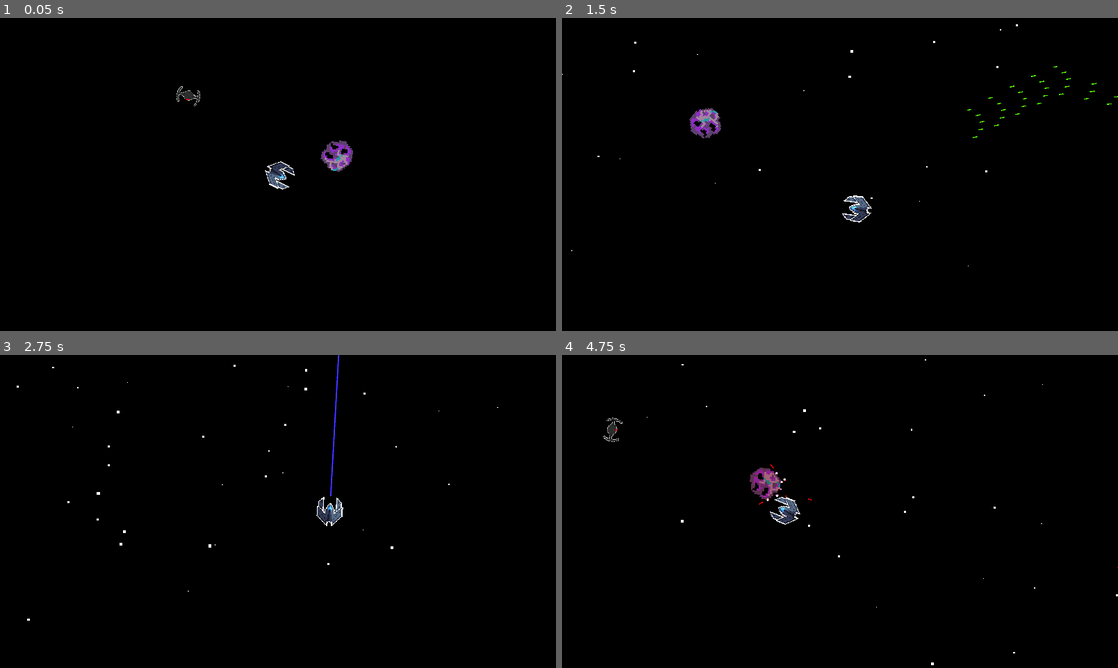
Above: before the commit, frames 1-4 (two rows, left to right).
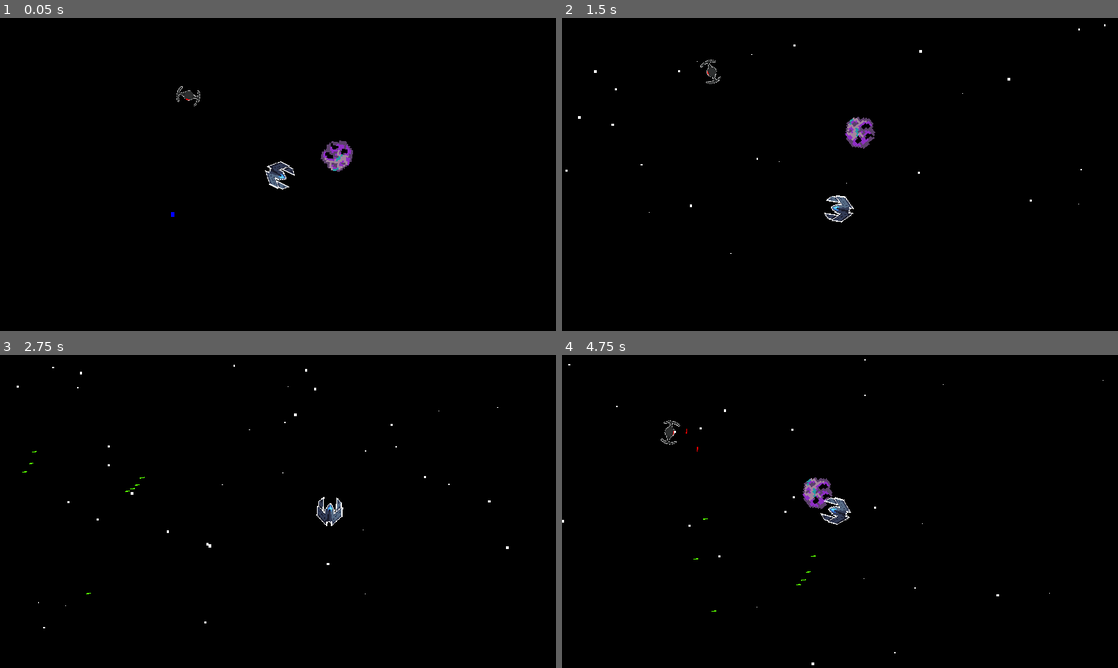
Above: after the commit, the same moments.

Repository: pawan-bilkhu/space-invaders
Game: Godot game, scene res://levels/weapon_test/weapon_test_level.tscn
Same seed, same stepped clock (60 frames per second), same inputs: the game is played once before the commit and once after it. The project has no main scene, so this scene is started directly.
Inputs (mouse positions are in pixels of both pictures, inside the frame that each line leads up to):
- Up to frame 1 (0.05 s): no input
- Up to frame 2 (1.5 s): move the mouse to (962, 158) at 0.52 s; press the mouse at (962, 158) at 0.53 s; hold Right (move_right) 0.53-1.28 s; right-click (962, 158) at 0.8 s; move the mouse to (728, 190) at 1.27 s; release the mouse at (728, 190) at 1.28 s; hold Down (move_down) from 1.28 s (still down); right-click (728, 190) at 1.35 s
- Up to frame 3 (2.75 s): click (166, 527) at 1.55 s; move the mouse to (333, 442) at 2.02 s; release Down (move_down) at 2.03 s; hold Right (move_right) from 2.03 s (still down); hold Right mouse button (shoot_alternate) from 2.03 s (still down); tap 2 (laser_weapon_select) at 2.1 s
- Up to frame 4 (4.75 s): move the mouse to (812, 574) at 2.77 s; release Right (move_right) at 2.78 s; release Right mouse button (shoot_alternate) at 2.78 s; hold Up (move_up) 2.78-3.53 s; tap 1 (projectile_weapon_select) at 2.85 s; click (812, 574) at 3.05 s; move the mouse to (1006, 558) at 3.52 s; press the mouse at (1006, 558) at 3.53 s; hold Left (move_left) from 3.53 s (still down); right-click (1006, 558) at 3.8 s; move the mouse to (673, 464) at 4.27 s; release the mouse at (673, 464) at 4.28 s; right-click (673, 464) at 4.35 s; click (673, 464) at 4.55 s

The runs differ from the first frame. In frame 1, less than 0.1% of the frame differs, in the area x 30-32%, y 62-64%; in frame 2, 1.5%; in frame 3, 0.2%; in frame 4, 1.6%, in the area x 0-100%, y 1-100%.

Commit message:
Updated laser weapon to use raycasting

Diff:
--- a/lasers/base_laser/base_laser.gd
+++ b/lasers/base_laser/base_laser.gd
@@ -1,67 +1,40 @@
-extends Area2D
-class_name BaseLaser
+extends RayCast2D
+class_name BaseRayCast
+
+@export var line_2d: Line2D
+@export var source_particles: CPUParticles2D
+@export var laser_width: float = 0
+var can_cast: bool = false
 
 
-@export var initial_scale: Vector2 = Vector2(1, 1)
-@export var max_scale: float = 2
-@export var scale_rate: float = 2
-@export var offset: float = 15
-@export var health: int = 0
-@export var damage_amount: int = 0
-@export var sprite_2d: Sprite2D
-@export var splash_2d: Sprite2D
-@export var marker_2d: Marker2D
-@export var colour_gradient: Gradient
+func _ready() -> void:
+	set_casting(false)
 
-var splash_2d_scale_factor: float = 0
-
-var distance_to_body: Vector2
-var is_dead: bool = false
-var can_scale: bool = true
-
-func _ready() -> void:
-	splash_2d_scale_factor = splash_2d.scale.x
-	pass
 
 func _physics_process(delta: float) -> void:
-	on_visible()
+	var cast_point: Vector2 = target_position
+	force_raycast_update()
+
+	if is_colliding():
+		cast_point = to_local(get_collision_point())
+	line_2d.points[1] = cast_point
 
 
-func on_visible() -> void:
-	if not visible:
-		scale = initial_scale
-		splash_2d.scale.x = splash_2d_scale_factor/initial_scale.x
-		return
-	can_scale = true
-	emit_beam()
-	find_colliding_bodies()
+func set_casting(cast: bool) -> void:
+	can_cast = cast
+	if can_cast:
+		appear()
+	else:
+		disappear()
+	source_particles.emitting = can_cast
+	set_physics_process(can_cast)
 
 
-func emit_beam() -> void:
-	if can_scale and scale.y < max_scale:
-		scale.y += scale_rate
-		splash_2d.scale.y = splash_2d_scale_factor/(scale.y)
+func appear() -> void:
+	var tween = get_tree().create_tween().bind_node(line_2d)
+	tween.tween_property(line_2d, "width", laser_width, 0.2)
 
 
-func find_colliding_bodies() -> void:
-	var collisions = get_overlapping_bodies()
-	if not collisions:
-		return
-	can_scale = false
-
-	# Calcluate distance to colliding body
-	distance_to_body = collisions[0].global_position - global_position
-	# Calculate scale-ratio
-	var scale_ratio: float = (distance_to_body.length() - collisions[0].sprite_2d.get_rect().size.length() - offset) / (sprite_2d.get_rect().size.y)
-	# print("Distance: (%f, %f), \n Scale Ratio: %f" % [distance_to_body.x, distance_to_body.y, scale_ratio])
-	# Apply scale-ratio to the beam
-	scale.y = scale_ratio
-	# Emit particles from Meteor
-	apply_damage(collisions[0], 5)
-	splash_2d.scale.y = splash_2d_scale_factor/scale_ratio
-
-
-func apply_damage(body: Node2D, damage_amount: int) -> void:
-	if body.is_in_group(GameManager.GROUP_ASTEROID):
-		body.emit_particles((-1)*distance_to_body.normalized(), colour_gradient)
-		body.apply_damage(damage_amount)
+func disappear() -> void:
+	var tween = get_tree().create_tween().bind_node(line_2d)
+	tween.tween_property(line_2d, "width", 0, 0.2)
--- a/lasers/base_laser/base_laser.tscn
+++ b/lasers/base_laser/base_laser.tscn
@@ -1,22 +1,16 @@
-[gd_scene load_steps=2 format=3 uid="uid://rctj1jfb1wtm"]
+[gd_scene load_steps=2 format=3 uid="uid://dxbgvlv05bd7u"]
 
 [ext_resource type="Script" path="res://lasers/base_laser/base_laser.gd" id="1_rnadv"]
 
-[node name="BaseLaser" type="Area2D" node_paths=PackedStringArray("sprite_2d", "splash_2d", "marker_2d") groups=["laser"]]
-collision_layer = 4
+[node name="base_laser" type="RayCast2D" node_paths=PackedStringArray("line_2d", "source_particles")]
+target_position = Vector2(0, -1000)
 collision_mask = 18
 script = ExtResource("1_rnadv")
-max_scale = 50.0
-sprite_2d = NodePath("Sprite2D")
-splash_2d = NodePath("Splash2D")
-marker_2d = NodePath("Marker2D")
+line_2d = NodePath("Line2D")
+source_particles = NodePath("SourceParticles2D")
 
-[node name="Splash2D" type="Sprite2D" parent="."]
+[node name="Line2D" type="Line2D" parent="."]
+points = PackedVector2Array(0, 0, 0, -10)
 
-[node name="Sprite2D" type="Sprite2D" parent="."]
-
-[node name="HitboxShape2D" type="CollisionShape2D" parent="."]
-
-[node name="AnimationPlayer" type="AnimationPlayer" parent="."]
-
-[node name="Marker2D" type="Marker2D" parent="."]
+[node name="SourceParticles2D" type="CPUParticles2D" parent="."]
+emitting = false
--- a/lasers/blue_laser/blue_laser.gd
+++ b/lasers/blue_laser/blue_laser.gd
@@ -1 +1 @@
-extends BaseLaser
+extends BaseRayCast
--- a/lasers/blue_laser/blue_laser.tscn
+++ b/lasers/blue_laser/blue_laser.tscn
@@ -1,105 +1,31 @@
-[gd_scene load_steps=10 format=3 uid="uid://bpthedrcjo5m2"]
+[gd_scene load_steps=5 format=3 uid="uid://buicl3smblgu2"]
 
-[ext_resource type="PackedScene" uid="uid://rctj1jfb1wtm" path="res://lasers/base_laser/base_laser.tscn" id="1_0ujfj"]
+[ext_resource type="PackedScene" uid="uid://dxbgvlv05bd7u" path="res://lasers/base_laser/base_laser.tscn" id="1_0ujfj"]
 [ext_resource type="Script" path="res://lasers/blue_laser/blue_laser.gd" id="2_vgt8q"]
-[ext_resource type="Texture2D" uid="uid://cahxgqbudgb1v" path="res://assets/lasers/blueLaserSplash.png" id="3_8yjhr"]
-[ext_resource type="Texture2D" uid="uid://c4d3bbjd3060x" path="res://assets/lasers/blueLaser.png" id="4_5ueke"]
 
-[sub_resource type="Gradient" id="Gradient_1cndk"]
-offsets = PackedFloat32Array(0.709924, 1)
-colors = PackedColorArray(0, 0.0235294, 0.941176, 1, 1, 1, 1, 1)
+[sub_resource type="Curve" id="Curve_cxu45"]
+_data = [Vector2(0, 0.870981), 0.0, 0.0, 0, 0, Vector2(0.896955, 0.0942835), 0.0, 0.0, 0, 0]
+point_count = 2
 
-[sub_resource type="RectangleShape2D" id="RectangleShape2D_xneuw"]
-size = Vector2(6, 20)
+[sub_resource type="Gradient" id="Gradient_h2h70"]
+colors = PackedColorArray(0, 0, 1, 1, 1, 1, 1, 1)
 
-[sub_resource type="Animation" id="Animation_2nlw3"]
-length = 0.001
-tracks/0/type = "value"
-tracks/0/imported = false
-tracks/0/enabled = true
-tracks/0/path = NodePath("Sprite2D:self_modulate")
-tracks/0/interp = 1
-tracks/0/loop_wrap = true
-tracks/0/keys = {
-"times": PackedFloat32Array(0),
-"transitions": PackedFloat32Array(1),
-"update": 0,
-"values": [Color(1, 1, 1, 1)]
-}
-tracks/1/type = "value"
-tracks/1/imported = false
-tracks/1/enabled = true
-tracks/1/path = NodePath("Splash2D:self_modulate")
-tracks/1/interp = 1
-tracks/1/loop_wrap = true
-tracks/1/keys = {
-"times": PackedFloat32Array(0),
-"transitions": PackedFloat32Array(1),
-"update": 0,
-"values": [Color(1, 1, 1, 1)]
-}
+[node name="blue_laser" instance=ExtResource("1_0ujfj")]
+script = ExtResource("2_vgt8q")
+laser_width = 5.0
 
-[sub_resource type="Animation" id="Animation_mfrvp"]
-resource_name = "pulse"
-length = 0.4
-loop_mode = 1
-tracks/0/type = "value"
-tracks/0/imported = false
-tracks/0/enabled = true
-tracks/0/path = NodePath("Sprite2D:self_modulate")
-tracks/0/interp = 1
-tracks/0/loop_wrap = true
-tracks/0/keys = {
-"times": PackedFloat32Array(0, 0.2, 0.4),
-"transitions": PackedFloat32Array(1, 1, 1),
-"update": 0,
-"values": [Color(1, 1, 1, 1), Color(0, 0, 1, 1), Color(1, 1, 1, 1)]
-}
-tracks/1/type = "value"
-tracks/1/imported = false
-tracks/1/enabled = true
-tracks/1/path = NodePath("Splash2D:self_modulate")
-tracks/1/interp = 1
-tracks/1/loop_wrap = true
-tracks/1/keys = {
-"times": PackedFloat32Array(0, 0.2, 0.4),
-"transitions": PackedFloat32Array(1, 1, 1),
-"update": 0,
-"values": [Color(1, 1, 1, 1), Color(0, 0, 1, 1), Color(1, 1, 1, 1)]
-}
+[node name="Line2D" parent="." index="0"]
+default_color = Color(0, 0, 1, 1)
 
-[sub_resource type="AnimationLibrary" id="AnimationLibrary_t732l"]
-_data = {
-"RESET": SubResource("Animation_2nlw3"),
-"pulse": SubResource("Animation_mfrvp")
-}
-
-[node name="BlueLaser" instance=ExtResource("1_0ujfj")]
-script = ExtResource("2_vgt8q")
-initial_scale = Vector2(0.5, 1)
-colour_gradient = SubResource("Gradient_1cndk")
-
-[node name="Splash2D" parent="." index="0"]
-position = Vector2(0, -16)
-scale = Vector2(4, 4)
-texture = ExtResource("3_8yjhr")
-offset = Vector2(0, -1)
-
-[node name="Sprite2D" parent="." index="1"]
-position = Vector2(0, -8)
-texture = ExtResource("4_5ueke")
-
-[node name="HitboxShape2D" parent="." index="2"]
-visible = false
-position = Vector2(0, -10)
-shape = SubResource("RectangleShape2D_xneuw")
-debug_color = Color(0.956863, 0, 0.533333, 0.419608)
-
-[node name="AnimationPlayer" parent="." index="3"]
-libraries = {
-"": SubResource("AnimationLibrary_t732l")
-}
-autoplay = "pulse"
-
-[node name="Marker2D" parent="." index="4"]
-position = Vector2(0, -16)
+[node name="SourceParticles2D" parent="." index="1"]
+amount = 30
+lifetime = 0.6
+emission_shape = 3
+emission_rect_extents = Vector2(6, 1)
+direction = Vector2(0, -1)
+gravity = Vector2(0, 0)
+initial_velocity_min = 40.0
+initial_velocity_max = 60.0
+scale_amount_max = 2.0
+scale_amount_curve = SubResource("Curve_cxu45")
+color_ramp = SubResource("Gradient_h2h70")
--- a/lasers/pink_laser/pink_laser.gd
+++ /dev/null
@@ -1 +0,0 @@
-extends BaseLaser
--- a/lasers/pink_laser/pink_laser.tscn
+++ /dev/null
@@ -1,105 +0,0 @@
-[gd_scene load_steps=10 format=3 uid="uid://cnjd8xhsdmjan"]
-
-[ext_resource type="PackedScene" uid="uid://rctj1jfb1wtm" path="res://lasers/base_laser/base_laser.tscn" id="1_gesnw"]
-[ext_resource type="Script" path="res://lasers/pink_laser/pink_laser.gd" id="2_o6ew7"]
-[ext_resource type="Texture2D" uid="uid://c41fiwtqw6spy" path="res://assets/lasers/pinkLaserSplash.png" id="3_l2fko"]
-[ext_resource type="Texture2D" uid="uid://h0nsbi4qsp2m" path="res://assets/lasers/pinkLaser.png" id="4_rnpan"]
-
-[sub_resource type="Gradient" id="Gradient_h77wn"]
-offsets = PackedFloat32Array(0.684478, 1)
-colors = PackedColorArray(0.8, 0, 0.607843, 1, 1, 1, 1, 1)
-
-[sub_resource type="RectangleShape2D" id="RectangleShape2D_teg8l"]
-size = Vector2(6, 20)
-
-[sub_resource type="Animation" id="Animation_1o3qs"]
-length = 0.001
-tracks/0/type = "value"
-tracks/0/imported = false
-tracks/0/enabled = true
-tracks/0/path = NodePath("Sprite2D:self_modulate")
-tracks/0/interp = 1
-tracks/0/loop_wrap = true
-tracks/0/keys = {
-"times": PackedFloat32Array(0),
-"transitions": PackedFloat32Array(1),
-"update": 0,
-"values": [Color(1, 1, 1, 1)]
-}
-tracks/1/type = "value"
-tracks/1/imported = false
-tracks/1/enabled = true
-tracks/1/path = NodePath("Splash2D:self_modulate")
-tracks/1/interp = 1
-tracks/1/loop_wrap = true
-tracks/1/keys = {
-"times": PackedFloat32Array(0),
-"transitions": PackedFloat32Array(1),
-"update": 0,
-"values": [Color(1, 1, 1, 1)]
-}
-
-[sub_resource type="Animation" id="Animation_xnnhl"]
-resource_name = "pulse"
-length = 0.3
-loop_mode = 1
-step = 0.05
-tracks/0/type = "value"
-tracks/0/imported = false
-tracks/0/enabled = true
-tracks/0/path = NodePath("Sprite2D:self_modulate")
-tracks/0/interp = 1
-tracks/0/loop_wrap = true
-tracks/0/keys = {
-"times": PackedFloat32Array(0, 0.15, 0.3),
-"transitions": PackedFloat32Array(1, 1, 1),
-"update": 0,
-"values": [Color(1, 1, 1, 1), Color(0.568627, 0, 0.317647, 1), Color(1, 1, 1, 1)]
-}
-tracks/1/type = "value"
-tracks/1/imported = false
-tracks/1/enabled = true
-tracks/1/path = NodePath("Splash2D:self_modulate")
-tracks/1/interp = 1
-tracks/1/loop_wrap = true
-tracks/1/keys = {
-"times": PackedFloat32Array(0, 0.15, 0.3),
-"transitions": PackedFloat32Array(1, 1, 1),
-"update": 0,
-"values": [Color(1, 1, 1, 1), Color(0.568627, 0, 0.317647, 1), Color(1, 1, 1, 1)]
-}
-
-[sub_resource type="AnimationLibrary" id="AnimationLibrary_87sxv"]
-_data = {
-"RESET": SubResource("Animation_1o3qs"),
-"pulse": SubResource("Animation_xnnhl")
-}
-
-[node name="PinkLaser" instance=ExtResource("1_gesnw")]
-script = ExtResource("2_o6ew7")
-initial_scale = Vector2(2, 1)
-colour_gradient = SubResource("Gradient_h77wn")
-
-[node name="Splash2D" parent="." index="0"]
-position = Vector2(0, -16)
-scale = Vector2(4, 4)
-texture = ExtResource("3_l2fko")
-offset = Vector2(0, -1)
-
-[node name="Sprite2D" parent="." index="1"]
-position = Vector2(0, -8)
-texture = ExtResource("4_rnpan")
-
-[node name="HitboxShape2D" parent="." index="2"]
-position = Vector2(0, -10)
-shape = SubResource("RectangleShape2D_teg8l")
-debug_color = Color(0.988235, 0, 0.294118, 0.419608)
-
-[node name="AnimationPlayer" parent="." index="3"]
-libraries = {
-"": SubResource("AnimationLibrary_87sxv")
-}
-autoplay = "pulse"
-
-[node name="Marker2D" parent="." index="4"]
-position = Vector2(0, -16)
--- a/levels/weapon_test/weapon_test_level.tscn
+++ b/levels/weapon_test/weapon_test_level.tscn
@@ -1,8 +1,9 @@
-[gd_scene load_steps=4 format=3 uid="uid://cqy6cbq5gn3ah"]
+[gd_scene load_steps=5 format=3 uid="uid://cqy6cbq5gn3ah"]
 
 [ext_resource type="PackedScene" uid="uid://dvjpvqpggjxhs" path="res://space_ship/space_ship_sprite.tscn" id="1_umitu"]
 [ext_resource type="PackedScene" uid="uid://ceq4mu8xxt5o5" path="res://objects/asteroid/asteroid.tscn" id="3_67dre"]
 [ext_resource type="PackedScene" uid="uid://8om5ckn8x4li" path="res://entities/enemy_entity/small_drone_enemy/small_drone_enemy.tscn" id="3_gdr2f"]
+[ext_resource type="PackedScene" uid="uid://s8ntgbocol3t" path="res://lasers/blue_laser/blue_laser.tscn" id="4_je1bx"]
 
 [node name="WeaponTestLevel" type="Node2D"]
 
@@ -17,3 +18,6 @@
 [node name="SmallDroneEnemy" parent="." instance=ExtResource("3_gdr2f")]
 position = Vector2(202, 198)
 health = 50000
+
+[node name="BlueRayCast" parent="." instance=ExtResource("4_je1bx")]
+position = Vector2(169, 450)
--- a/singletons/game_manager.gd
+++ b/singletons/game_manager.gd
@@ -47,7 +47,6 @@
 	WEAPON_KEY.RICOCHET_PROJECTILE : preload("res://projectiles/ricochet_projectile/ricochet_projectile.tscn"),
 	WEAPON_KEY.HEAVY_PROJECTILE : preload("res://projectiles/heavy_projectile/heavy_projectile.tscn"),
 	WEAPON_KEY.ROCKET_PROJECTILE : preload("res://projectiles/rocket_projectile/rocket_projectile.tscn"),
-	WEAPON_KEY.PINK_LASER : preload("res://lasers/pink_laser/pink_laser.tscn"),
 	WEAPON_KEY.BLUE_LASER : preload("res://lasers/blue_laser/blue_laser.tscn"),
 }
 
--- a/weapon_system/base_weapon_system/base_weapon_system.gd
+++ b/weapon_system/base_weapon_system/base_weapon_system.gd
@@ -21,19 +21,20 @@
 	GameManager.WEAPON_KEY.ROCKET_PROJECTILE,
 	]
 
+
 var laser_type: Array[GameManager.WEAPON_KEY] = [
 	GameManager.WEAPON_KEY.BLUE_LASER,
-	GameManager.WEAPON_KEY.PINK_LASER,
 ]
+
 
 func _ready() -> void:
 	reference_sprite_2d.hide()
-	for laser in laser_group.get_children():
-			laser.hide()
+
 
 func _physics_process(delta: float) -> void:
 	select_weapon_type()
 	on_shoot()
+
 
 func select_weapon_type() -> void:
 	if Input.is_action_just_pressed("projectile_weapon_select"):
@@ -45,12 +46,13 @@
 		laser_index += 1
 		laser_index = laser_index % laser_type.size()
 
+
 func on_shoot() -> void:
 	var laser = laser_group.get_children()
 	if Input.is_action_pressed("shoot_alternate"):
-			laser[laser_index].show()
+			laser[0].set_casting(true)
 	if Input.is_action_just_released("shoot_alternate"):
-			laser[laser_index].hide()
+			laser[0].set_casting(false)
 	if not can_shoot:
 		return
 	if Input.is_action_pressed("shoot"):
@@ -59,5 +61,6 @@
 			GameManager.create_projectile(projectile_type[projectile_index], weapon.global_position, initial_velocity, initial_rotation)
 		shoot_interval_timer.start(interval_duration)
 
+
 func _on_shoot_interval_timer_timeout() -> void:
 	can_shoot = true
--- a/weapon_system/base_weapon_system/base_weapon_system.tscn
+++ b/weapon_system/base_weapon_system/base_weapon_system.tscn
@@ -1,9 +1,8 @@
-[gd_scene load_steps=11 format=3 uid="uid://djjtj804jg2yu"]
+[gd_scene load_steps=10 format=3 uid="uid://djjtj804jg2yu"]
 
 [ext_resource type="Script" path="res://weapon_system/base_weapon_system/base_weapon_system.gd" id="1_c5tbm"]
 [ext_resource type="Texture2D" uid="uid://dtpbd10wm5bkq" path="res://assets/ships/SpaceShips.png" id="2_bshqt"]
-[ext_resource type="PackedScene" uid="uid://cnjd8xhsdmjan" path="res://lasers/pink_laser/pink_laser.tscn" id="3_lfqob"]
-[ext_resource type="PackedScene" uid="uid://bpthedrcjo5m2" path="res://lasers/blue_laser/blue_laser.tscn" id="4_5sad1"]
+[ext_resource type="PackedScene" uid="uid://buicl3smblgu2" path="res://lasers/blue_laser/blue_laser.tscn" id="4_5sad1"]
 
 [sub_resource type="AtlasTexture" id="AtlasTexture_h4cxj"]
 atlas = ExtResource("2_bshqt")
@@ -49,6 +48,7 @@
 }]
 
 [node name="BaseWeaponSystem" type="Node2D" node_paths=PackedStringArray("projectile_group", "laser_group", "shoot_interval_timer", "reference_sprite_2d")]
+position = Vector2(598, 382)
 script = ExtResource("1_c5tbm")
 projectile_group = NodePath("ProjectileGroup")
 laser_group = NodePath("LaserGroup")
@@ -81,9 +81,7 @@
 [node name="LaserGroup" type="Node2D" parent="."]
 position = Vector2(0, -35)
 
-[node name="pink_laser" parent="LaserGroup" instance=ExtResource("3_lfqob")]
-
-[node name="BlueLaser" parent="LaserGroup" instance=ExtResource("4_5sad1")]
+[node name="blue_laser" parent="LaserGroup" instance=ExtResource("4_5sad1")]
 
 [node name="ShootIntervalTimer" type="Timer" parent="."]
 
